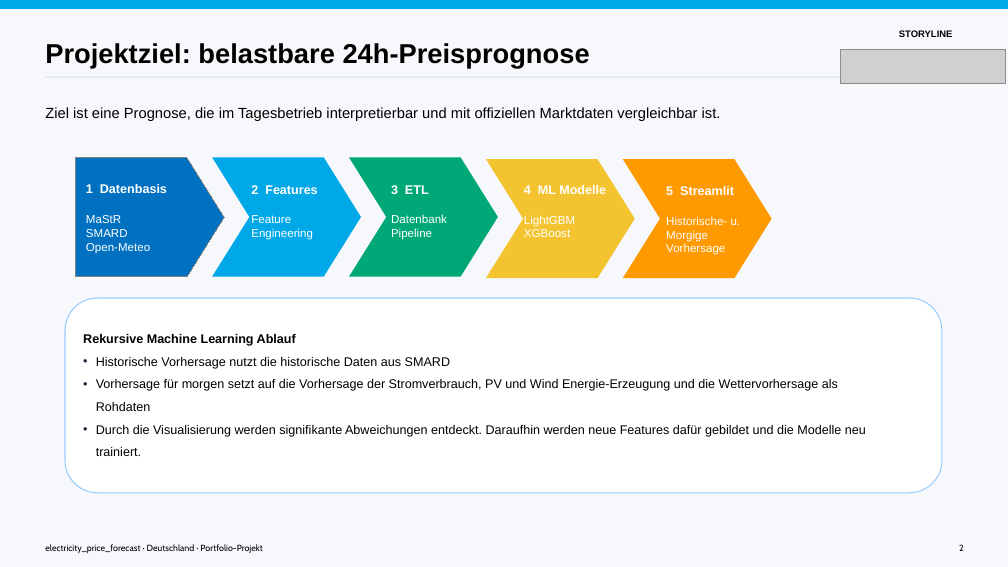
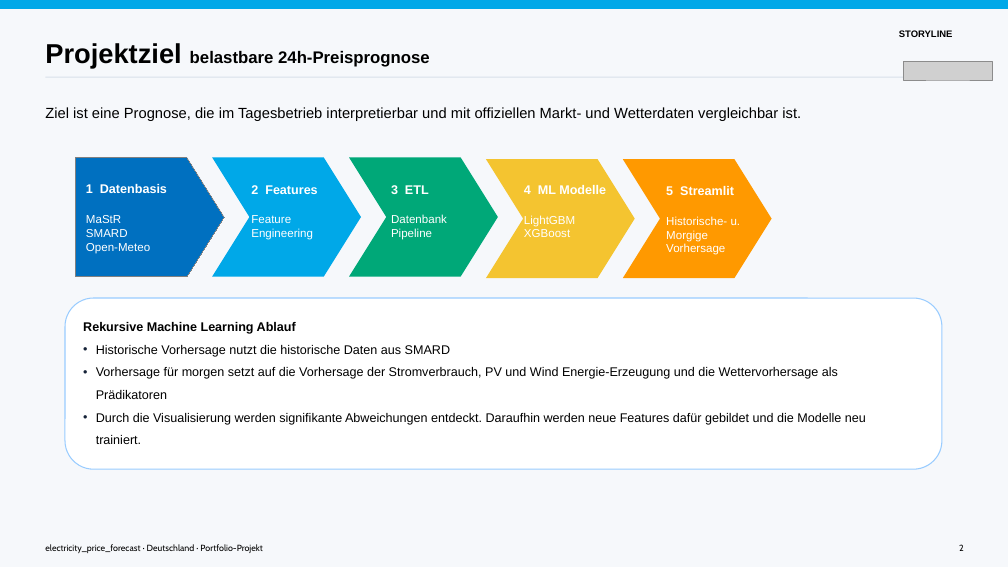
Before and after one commit to SW-oasen/electricity_price_forecast, a slide deck: slide 2 of presentation/orig/Strompreis_Vorhersagen.odp. Drawn at 1008x567 pixels with LibreOffice and Linux fonts; fonts in the diff are those of the drawing; grey boxes stand for pictures. Boxes give left, top, right and bottom in pixels: in the first picture for what was removed or moved away, otherwise in the second. Text is boxed around its words. In the diff, an @@ line names an element or a change of style, - is before the commit and + after.

Commit message:
reduced features, retrained models, update prediction for tomorrow and streamlit app

```diff
--- a/presentation/orig/Strompreis_Vorhersagen.odp
+++ b/presentation/orig/Strompreis_Vorhersagen.odp
@@ text at box(45, 43, 430, 68): text changed; size 26 to 16 pt @@
-Projektziel: belastbare 24h-Preisprognose
+Projektziel belastbare 24h-Preisprognose
@@ picture: place and size @@
-picture at box(841, 50, 1006, 83)
+picture at box(904, 62, 993, 80)
@@ text at box(45, 107, 801, 121): text changed @@
-Ziel ist eine Prognose, die im Tagesbetrieb interpretierbar und mit offiziellen Marktdaten vergleichbar ist.
+Ziel ist eine Prognose, die im Tagesbetrieb interpretierbar und mit offiziellen Markt- und Wetterdaten vergleichbar ist.
@@ rounded rectangle: place and size @@
-rounded rectangle at box(65, 298, 942, 493)
+rounded rectangle at box(65, 298, 942, 469)
@@ text "Rekursive Machine Learning Ablauf": place and size @@
-text "Rekursive Machine Learning Ablauf" at box(83, 334, 866, 456)
+text "Rekursive Machine Learning Ablauf" at box(83, 322, 866, 444)
@@ text at box(96, 367, 838, 399): text changed @@
-• Vorhersage für morgen setzt auf die Vorhersage der Stromverbrauch, PV und Wind Energie-Erzeugung und die Wettervorhersage als Rohdaten
+• Vorhersage für morgen setzt auf die Vorhersage der Stromverbrauch, PV und Wind Energie-Erzeugung und die Wettervorhersage als Prädikatoren
```
Also in this commit, not shown: 10 other slides changed, 1 slide added, 1 slide removed, 13 other files.
